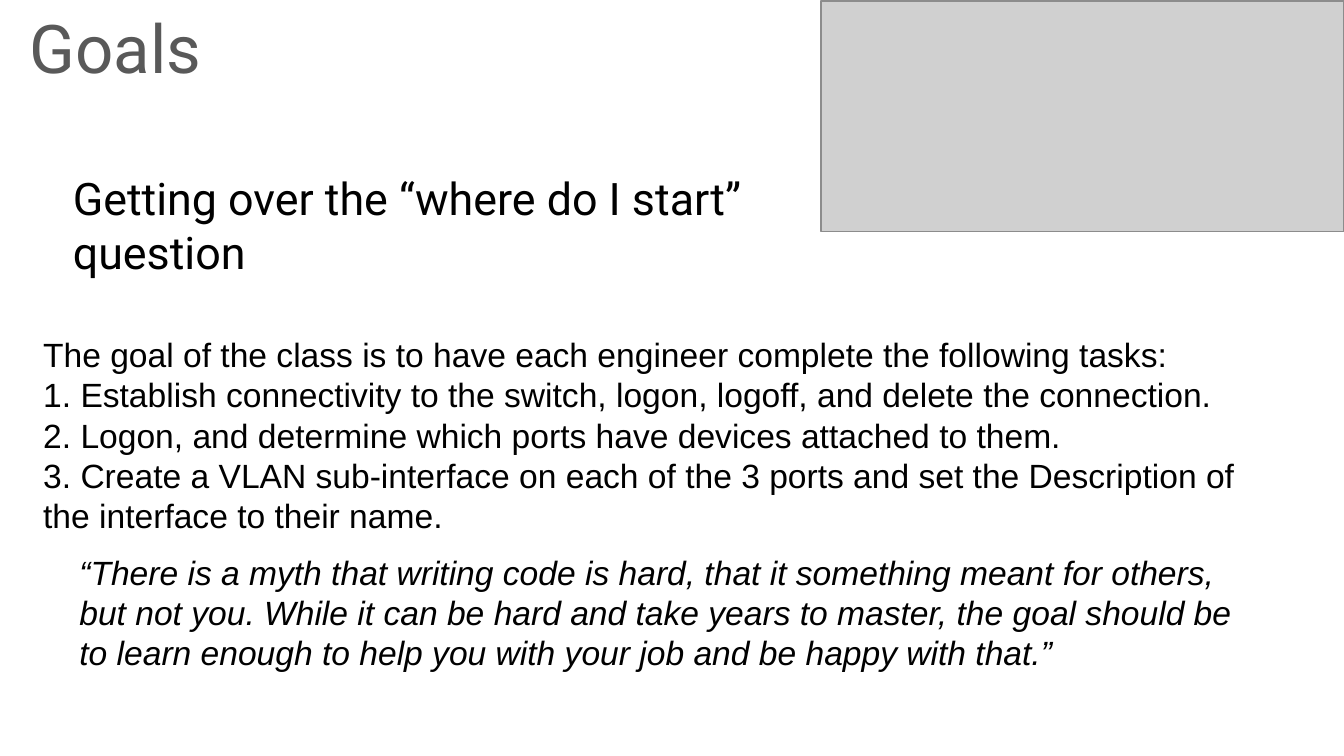
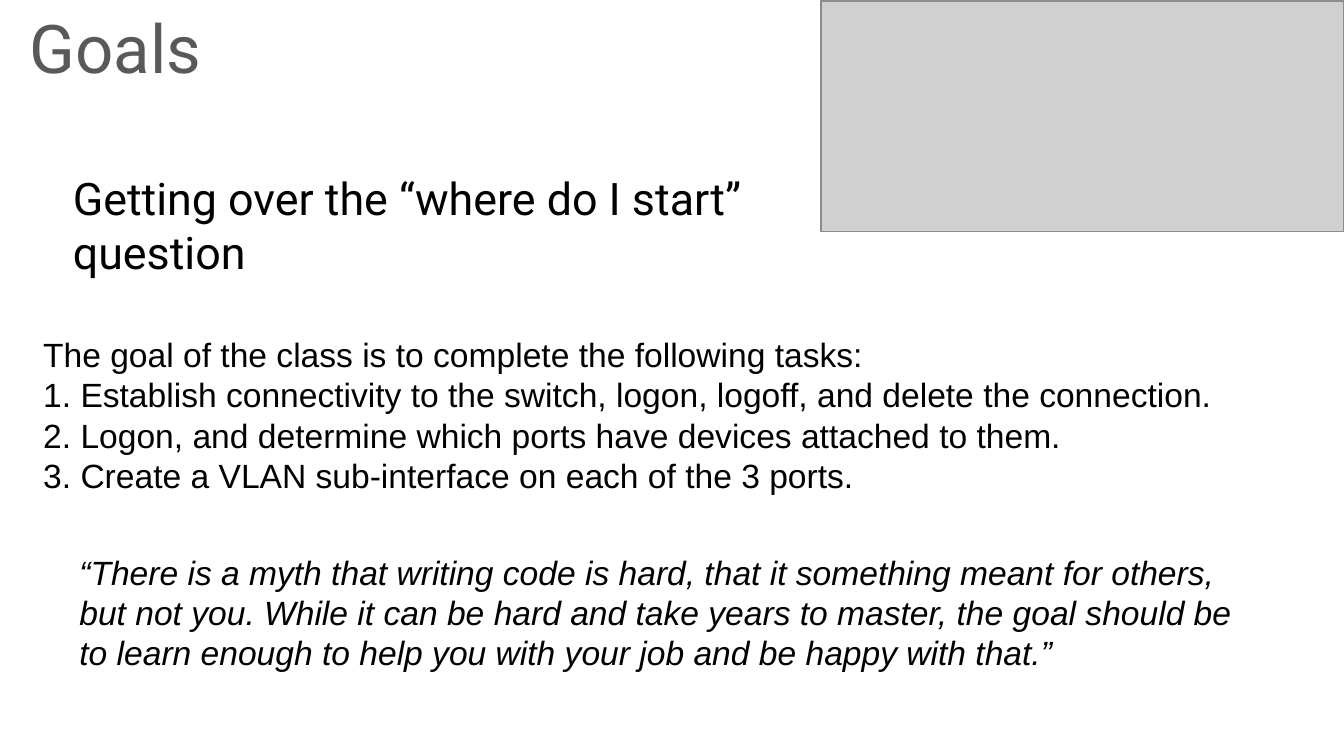
Before and after one commit to steve-jones62/pure-storage-workshop, a slide deck: slide 3 of Workshop Content/Day 2 - Python 101/Getting Started with Python Network Automation.pptx. Drawn at 1344x756 pixels with LibreOffice and Linux fonts; fonts in the diff are those of the drawing; grey boxes stand for pictures; background and template pictures are left out. Boxes give left, top, right and bottom in pixels: in the first picture for what was removed or moved away, otherwise in the second. Text is boxed around its words. In the diff, an @@ line names an element or a change of style, - is before the commit and + after.

```diff
--- a/Workshop Content/Day 2 - Python 101/Getting Started with Python Network Automation.pptx
+++ b/Workshop Content/Day 2 - Python 101/Getting Started with Python Network Automation.pptx
@@ text at <box>43,342,863,373</box>: text changed @@
-The goal of the class is to have each engineer complete the following tasks:
+The goal of the class is to complete the following tasks:
@@ text at <box>43,463,853,494</box>: text changed @@
-3. Create a VLAN sub-interface on each of the 3 ports and set the Description of the interface to their name.
+3. Create a VLAN sub-interface on each of the 3 ports.
```
Also in this commit, not shown: 5 other slides changed, 1 other file.
